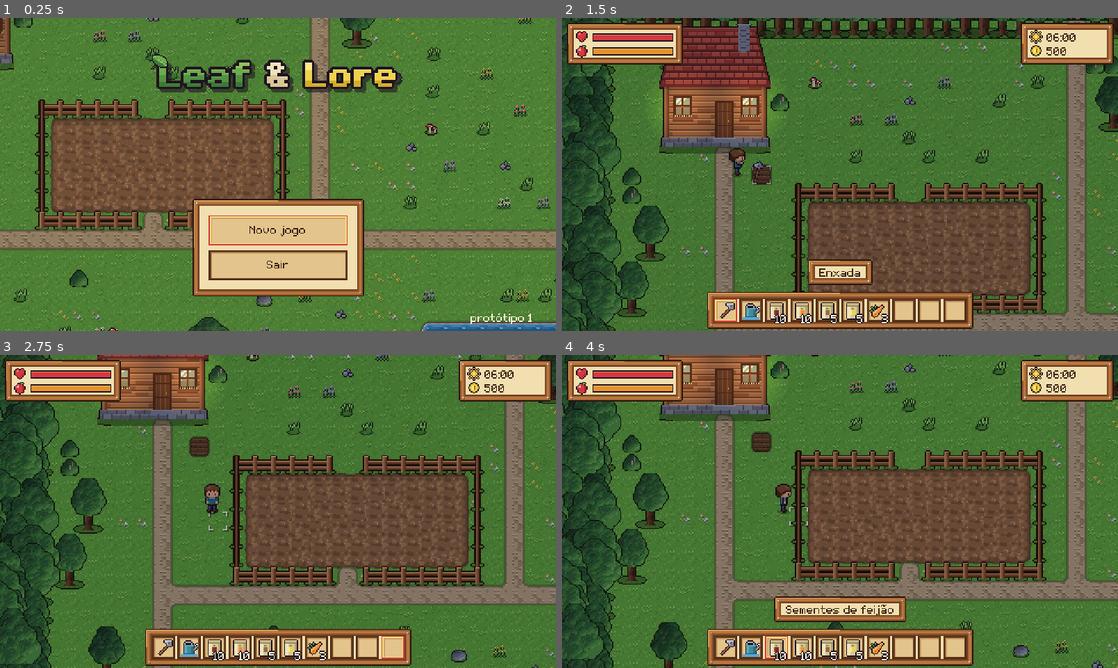
Above: before the commit, frames 1-4 (two rows, left to right).
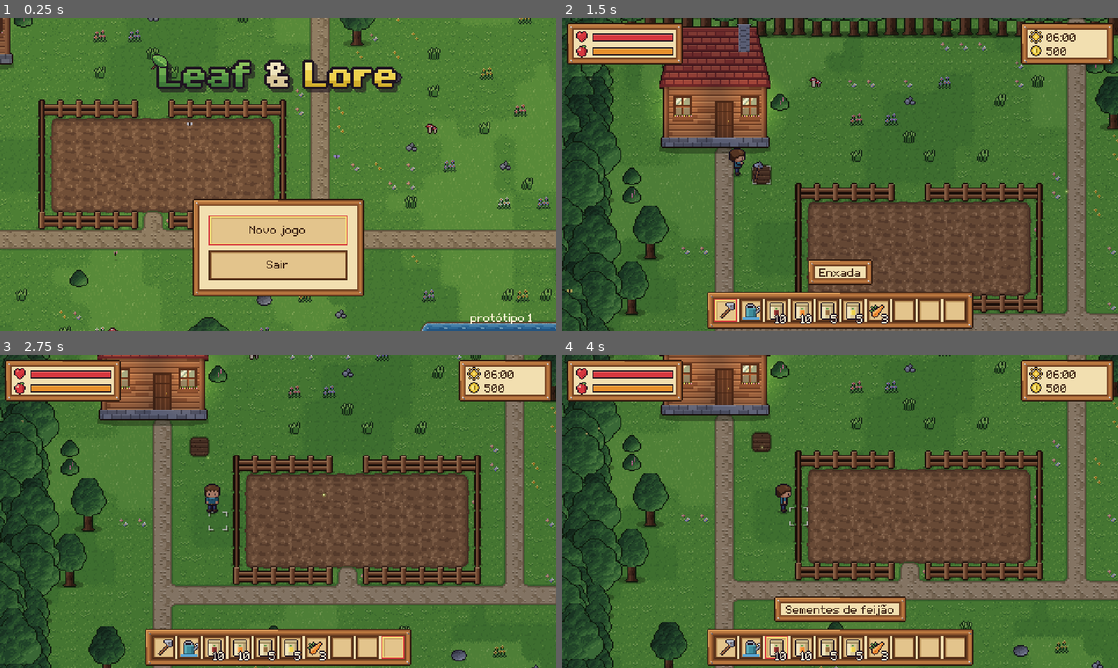
Above: after the commit, the same moments.

Repository: arturity7/game
Game: Godot game, scene res://scenes/main.tscn
Same seed, same stepped clock (60 frames per second), same inputs: the game is played once before the commit and once after it.
Inputs (mouse positions are in pixels of both pictures, inside the frame that each line leads up to):
- Up to frame 1 (0.25 s): no input
- Up to frame 2 (1.5 s): click "Novo jogo" at 0.5 s; tap Enter at 1.25 s; move the mouse to (962, 158) at 1.27 s; hold D (mover_direita) from 1.28 s (still down); tap 1 (barra_1) at 1.35 s; click (962, 158) at 1.42 s
- Up to frame 3 (2.75 s): move the mouse to (166, 527) at 2.02 s; release D (mover_direita) at 2.03 s; hold S (mover_baixo) from 2.03 s (still down); tap 0 (barra_10) at 2.1 s
- Up to frame 4 (4 s): move the mouse to (895, 442) at 2.77 s; release S (mover_baixo) at 2.78 s; hold D (mover_direita) 2.78-3.53 s; tap 2 (barra_2) at 2.85 s; tap Space (avancar) at 3.5 s; move the mouse to (812, 574) at 3.52 s; hold Space (avancar) from 3.53 s (still down); tap 3 (barra_3) at 3.6 s; click (812, 574) at 3.67 s

The runs differ from the first frame. In frame 1, 2.8% of the frame differs, in the area x 0-100%, y 0-100%; in frame 2, 2.9%; in frame 3, 2.2%; in frame 4, 2.2%.

Commit message:
arte: manchas na grama, sombras suaves, borboletas, folhas caindo, vaga-lumes e mato que balança
Co-Authored-By: Claude Opus 5.5 <noreply@anthropic.com>
Claude-Session: https://claude.ai/code/session_01Kzt8bq9ekhbHqR45GCB41M

Diff:
--- a/game/content/config/objetos.json
+++ b/game/content/config/objetos.json
@@ -1,12 +1,12 @@
 {
-  "_sobre": "Objetos do mapa (desenhados com profundidade: q …(394 unchanged characters)… do\": false = não bloqueia (enfeite). \"dormir\" = clicar com o botão direito ne …(82 unchanged characters)…
+  "_sobre": "Objetos do mapa (desenhados com profundidade: q …(394 unchanged characters)… do\": false = não bloqueia (enfeite). \"folhas\": true = às vezes cai uma folha da copa (só desenho). \"dormir\" = clicar com o botão direito ne …(82 unchanged characters)…
   "casa": {"sprites": ["casa.png"], "pegada": [6, 3], "ajuste": [0, 6], "porta": [3, 2], "luzes": [[20, 71], [78, 71]], "noite": "casa_janelas.png"},
   "cama": {"sprites": ["cama.png"], "pegada": [2, 2], "ajuste": [0, 2], "dormir": true},
   "estante": {"sprites": ["estante.png"], "pegada": [2, 1], "ajuste": [0, 2]},
   "mesa": {"sprites": ["mesa.png"], "pegada": [2, 1], "ajuste": [0, 2], "colisao": [30, 10]},
   "cadeira": {"sprites": ["cadeira.png"], "pegada": [1, 1], "ajuste": [0, 2], "colisao": [10, 8]},
   "vaso": {"sprites": ["vaso.png"], "pegada": [1, 1], "ajuste": [0, 2], "colisao": [10, 8]},
-  "arvore": {"sprites": ["arvore_0.png", "arvore_1.png", "arvore_2.png", "arvore_grande_0.png", "arvore_grande_1.png"], "pegada": [1, 1], "ajuste": [0, 3], "colisao": [12, 9]},
+  "arvore": {"sprites": ["arvore_0.png", "arvore_1.png", "arvore_2.png", "arvore_grande_0.png", "arvore_grande_1.png"], "pegada": [1, 1], "ajuste": [0, 3], "colisao": [12, 9], "folhas": true},
   "arbusto": {"sprites": ["arbusto_0.png", "arbusto_1.png"], "pegada": [1, 1], "ajuste": [0, 1], "colisao": [14, 9]},
   "pedra": {"sprites": ["pedra_0.png", "pedra_1.png"], "pegada": [1, 1], "ajuste": [0, 2], "colisao": [12, 8]},
   "cerca": {"cerca": "cerca.png", "pegada": [1, 1], "colisao": [16, 10]},
@@ -21,7 +21,7 @@
   "prateleira": {"sprites": ["prateleira.png"], "pegada": [2, 1], "ajuste": [0, 2]},
   "caixotes": {"sprites": ["caixotes.png"], "pegada": [2, 1], "ajuste": [0, 2], "colisao": [30, 10]},
   "leito": {"sprites": ["leito.png"], "pegada": [1, 2], "ajuste": [0, 2]},
-  "oliveira": {"sprites": ["oliveira_0.png", "oliveira_1.png"], "pegada": [1, 1], "ajuste": [0, 3], "colisao": [12, 8]},
+  "oliveira": {"sprites": ["oliveira_0.png", "oliveira_1.png"], "pegada": [1, 1], "ajuste": [0, 3], "colisao": [12, 8], "folhas": true},
   "cevada": {"sprites": ["cevada.png"], "pegada": [1, 1], "ajuste": [0, 1], "solido": false},
   "horta": {"sprites": ["horta_0.png", "horta_1.png"], "pegada": [1, 1], "ajuste": [0, 0], "solido": false},
   "mesa_comprida": {"sprites": ["mesa_comprida.png"], "pegada": [4, 1], "ajuste": [0, 2], "colisao": [62, 10]},
--- a/game/content/config/tiles.json
+++ b/game/content/config/tiles.json
@@ -1,11 +1,63 @@
 {
-  "_sobre": "Tipos de chão. A grama é a base de tudo; 'enfei …(505 unchanged characters)…  quadros de animação (em linhas no PNG).",
-  "grama": {"base": true, "densidade_enfeites": 0.09, "enfeites": ["enfeite_mato_0.png", "enfeite_mato_1.png", "enfeite_mato_2.png", "enfeite_mato_0.png", "enfeite_mato_1.png", "enfeite_flores_0.png", "enfeite_flores_1.png", "enfeite_flores_2.png", "enfeite_flores_3.png", "enfeite_cogumelo.png", "enfeite_pedrinhas.png"]},
-  "terra": {"terreno": "terra.png", "ordem": 1},
-  "caminho": {"terreno": "caminho.png", "ordem": 2},
-  "agua": {"terreno": "agua.png", "ordem": 3, "quadros": 3, "agua": true},
-  "calcada": {"terreno": "calcada.png", "ordem": 4},
-  "trilho": {"tile": "trilho.png"},
-  "piso": {"interior": true},
-  "parede": {"interior": true, "solido": true}
+  "_sobre": "Tipos de chão. A grama é a base de tudo; 'enfei …(505 unchanged characters)…  quadros de animação (em linhas no PNG). 'manchas' (na grama) = manchas grandes de grama mais escura ou mais clara, só de enfeite: aparecem onde um ruído suave (escala em células, semente) passa do 'limiar' (ou fica abaixo dele, com 'abaixo').",
+  "grama": {
+    "base": true,
+    "densidade_enfeites": 0.09,
+    "enfeites": [
+      "enfeite_mato_0.png",
+      "enfeite_mato_1.png",
+      "enfeite_mato_2.png",
+      "enfeite_mato_0.png",
+      "enfeite_mato_1.png",
+      "enfeite_flores_0.png",
+      "enfeite_flores_1.png",
+      "enfeite_flores_2.png",
+      "enfeite_flores_3.png",
+      "enfeite_cogumelo.png",
+      "enfeite_pedrinhas.png"
+    ],
+    "manchas": [
+      {
+        "terreno": "grama_escura.png",
+        "escala": 6.0,
+        "semente": 7,
+        "limiar": 0.6
+      },
+      {
+        "terreno": "grama_clara.png",
+        "escala": 5.0,
+        "semente": 13,
+        "limiar": 0.36,
+        "abaixo": true
+      }
+    ]
+  },
+  "terra": {
+    "terreno": "terra.png",
+    "ordem": 1
+  },
+  "caminho": {
+    "terreno": "caminho.png",
+    "ordem": 2
+  },
+  "agua": {
+    "terreno": "agua.png",
+    "ordem": 3,
+    "quadros": 3,
+    "agua": true
+  },
+  "calcada": {
+    "terreno": "calcada.png",
+    "ordem": 4
+  },
+  "trilho": {
+    "tile": "trilho.png"
+  },
+  "piso": {
+    "interior": true
+  },
+  "parede": {
+    "interior": true,
+    "solido": true
+  }
 }
--- a/game/scripts/ui/hud.gd
+++ b/game/scripts/ui/hud.gd
@@ -14,6 +14,7 @@
 
 
 func _ready() -> void:
+	layer = 3   # acima da camada dos vaga-lumes (Ambiente)
 	_painel = Control.new()
 	_painel.set_anchors_preset(Control.PRESET_FULL_RECT)
 	_painel.mouse_filter = Control.MOUSE_FILTER_IGNORE
--- /dev/null
+++ b/game/scripts/world/ambiente.gd
@@ -0,0 +1,144 @@
+class_name Ambiente
+extends Node2D
+## Vida no cenário ao ar livre (só desenho, não interfere no jogo): borboletas de dia, folhas caindo
+## das árvores e vaga-lumes à noite. Tudo acontece perto da câmera; nada vai para o save.
+## Os vaga-lumes ficam numa camada própria para brilhar mesmo com a noite escurecendo o mapa.
+
+const CORES_BORBOLETA := [Color("#f6dd6a"), Color("#f29bb0"), Color("#e6e6ee"), Color("#b8a6ef"), Color("#f9b064")]
+const N_BORBOLETAS := 4
+const N_VAGALUMES := 14
+
+var arvores: PackedVector2Array = []   # copas (mundo) de onde caem folhas
+var hora := 12.0
+var _rng := RandomNumberGenerator.new()
+var _borboletas: Array = []   # {p, alvo, cor, fase, vel}
+var _folhas: Array = []       # {p, vy, fase, vida, cor}
+var _vagalumes: Array = []    # {p, v, fase}
+var _t := 0.0
+var _prox_folha := 1.0
+var _camada_noite: CanvasLayer
+var _noite: Node2D
+
+
+func _ready() -> void:
+	_rng.randomize()
+	z_index = 30
+	_camada_noite = CanvasLayer.new()
+	_camada_noite.layer = 1
+	_camada_noite.follow_viewport_enabled = true
+	add_child(_camada_noite)
+	_noite = Node2D.new()
+	_noite.draw.connect(_desenhar_vagalumes)
+	_camada_noite.add_child(_noite)
+
+
+func _centro() -> Vector2:
+	var cam := get_viewport().get_camera_2d()
+	return cam.get_screen_center_position() if cam != null else Vector2(240, 135)
+
+
+func _ponto_na_tela(margem := 0.0) -> Vector2:
+	var c := _centro()
+	return c + Vector2(_rng.randf_range(-240 - margem, 240 + margem), _rng.randf_range(-135 - margem, 135 + margem))
+
+
+## 0 = noite, 1 = dia (com transição no amanhecer e no fim da tarde).
+func _dia() -> float:
+	if hora >= 7.0 and hora < 17.0:
+		return 1.0
+	if hora >= 5.0 and hora < 7.0:
+		return (hora - 5.0) / 2.0
+	if hora >= 17.0 and hora < 19.0:
+		return (19.0 - hora) / 2.0
+	return 0.0
+
+
+func _process(delta: float) -> void:
+	_t += delta
+	var dia := _dia()
+	var c := _centro()
+	# borboletas: aparecem de dia, vagam devagar entre pontos perto da câmera
+	var quer := int(round(N_BORBOLETAS * dia))
+	while _borboletas.size() < quer:
+		var p := _ponto_na_tela(20)
+		_borboletas.append({"p": p, "alvo": p, "cor": CORES_BORBOLETA[_rng.randi() % CORES_BORBOLETA.size()],
+			"fase": _rng.randf() * TAU, "vel": _rng.randf_range(14.0, 22.0)})
+	if _borboletas.size() > quer and _rng.randf() < delta * 0.5:
+		_borboletas.pop_back()
+	for b in _borboletas:
+		var p: Vector2 = b["p"]
+		var alvo: Vector2 = b["alvo"]
+		if p.distance_to(alvo) < 4.0:
+			b["alvo"] = p + Vector2(_rng.randf_range(-60, 60), _rng.randf_range(-40, 40))
+		b["p"] = p.move_toward(alvo, float(b["vel"]) * delta) + Vector2(0, sin(_t * 5.0 + float(b["fase"])) * 0.25)
+		if (b["p"] as Vector2).distance_to(c) > 340.0:
+			b["p"] = _ponto_na_tela(10)
+			b["alvo"] = b["p"]
+	# folhas: de vez em quando uma folha cai de uma árvore que está na tela
+	_prox_folha -= delta
+	if _prox_folha <= 0.0 and dia > 0.0:
+		_prox_folha = _rng.randf_range(0.8, 2.2)
+		var vistas: Array = []
+		for a in arvores:
+			if absf(a.x - c.x) < 250.0 and absf(a.y - c.y) < 150.0:
+				vistas.append(a)
+		if not vistas.is_empty():
+			var a: Vector2 = vistas[_rng.randi() % vistas.size()]
+			_folhas.append({"p": a + Vector2(_rng.randf_range(-10, 10), _rng.randf_range(-6, 6)),
+				"vy": _rng.randf_range(9.0, 14.0), "fase": _rng.randf() * TAU, "vida": 0.0,
+				"cor": Color("#8fc45e") if _rng.randf() < 0.6 else Color("#e2c86e")})
+	for f in _folhas:
+		f["vida"] = float(f["vida"]) + delta
+		f["p"] = (f["p"] as Vector2) + Vector2(sin(_t * 2.6 + float(f["fase"])) * 10.0 * delta, float(f["vy"]) * delta)
+	_folhas = _folhas.filter(func(f): return float(f["vida"]) < 3.2)
+	# vaga-lumes: à noite, flutuando e piscando
+	var quer_v := int(round(N_VAGALUMES * (1.0 - dia)))
+	while _vagalumes.size() < quer_v:
+		_vagalumes.append({"p": _ponto_na_tela(20), "v": Vector2.from_angle(_rng.randf() * TAU) * _rng.randf_range(3.0, 7.0),
+			"fase": _rng.randf() * TAU})
+	if _vagalumes.size() > quer_v:
+		_vagalumes.resize(quer_v)
+	for v in _vagalumes:
+		v["v"] = (v["v"] as Vector2).rotated(sin(_t + float(v["fase"])) * delta * 0.8)
+		v["p"] = (v["p"] as Vector2) + (v["v"] as Vector2) * delta
+		if (v["p"] as Vector2).distance_to(c) > 320.0:
+			v["p"] = _ponto_na_tela(10)
+	queue_redraw()
+	_noite.queue_redraw()
+
+
+func _draw() -> void:
+	for b in _borboletas:
+		var p := (b["p"] as Vector2).round()
+		var cor: Color = b["cor"]
+		var aberta := fmod(_t * 9.0 + float(b["fase"]), 2.0) < 1.0
+		draw_rect(Rect2(p + Vector2(0, 5), Vector2(2, 1)), Color(0, 0, 0, 0.18))   # sombrinha no chão
+		if aberta:
+			draw_rect(Rect2(p + Vector2(-2, -1), Vector2(2, 2)), cor)
+			draw_rect(Rect2(p + Vector2(1, -1), Vector2(2, 2)), cor)
+			draw_rect(Rect2(p + Vector2(-1, 1), Vector2(1, 1)), cor.darkened(0.25))
+			draw_rect(Rect2(p + Vector2(1, 1), Vector2(1, 1)), cor.darkened(0.25))
+		else:
+			draw_rect(Rect2(p + Vector2(-1, -2), Vector2(1, 2)), cor)
+			draw_rect(Rect2(p + Vector2(1, -2), Vector2(1, 2)), cor)
+		draw_rect(Rect2(p + Vector2(0, -1), Vector2(1, 3)), Color("#2a1a12"))
+	for f in _folhas:
+		var p := (f["p"] as Vector2).round()
+		var a := clampf((3.2 - float(f["vida"])) / 0.6, 0.0, 1.0)
+		var cor: Color = f["cor"]
+		cor.a = a
+		var deitada := sin(_t * 5.2 + float(f["fase"])) > 0.0
+		draw_rect(Rect2(p, Vector2(2, 1) if deitada else Vector2(1, 2)), cor)
+		draw_rect(Rect2(p + (Vector2(1, 1) if deitada else Vector2(1, 1)), Vector2(1, 1)), Color(cor.darkened(0.3), a))
+
+
+func _desenhar_vagalumes() -> void:
+	for v in _vagalumes:
+		var p := (v["p"] as Vector2).round()
+		var brilho := 0.5 + 0.5 * sin(_t * 2.3 + float(v["fase"]) * 3.0)
+		if brilho < 0.15:
+			continue
+		_noite.draw_rect(Rect2(p - Vector2(1, 1), Vector2(3, 3)), Color(0.85, 1.0, 0.45, 0.22 * brilho))
+		_noite.draw_rect(Rect2(p - Vector2(2, 0), Vector2(5, 1)), Color(0.85, 1.0, 0.45, 0.10 * brilho))
+		_noite.draw_rect(Rect2(p - Vector2(0, 2), Vector2(1, 5)), Color(0.85, 1.0, 0.45, 0.10 * brilho))
+		_noite.draw_rect(Rect2(p, Vector2(1, 1)), Color(0.95, 1.0, 0.7, brilho))
--- a/game/scripts/world/jogador.gd
+++ b/game/scripts/world/jogador.gd
@@ -18,6 +18,7 @@
 var _lado := "baixo"
 var _tempo_passo := 0.0
 var _acao := 0.0          # segundos restantes da pose de usar ferramenta
+var _celula := Vector2i(-999, -999)
 
 
 func _ready() -> void:
@@ -60,6 +61,12 @@
 		_tempo_passo = 0.0
 	move_and_slide()
 	_atualizar_quadro()
+	if mundo != null:
+		var c := mundo.celula_de(global_position)
+		if c != _celula:
+			_celula = c
+			if andando:
+				mundo.balancar_enfeite(c, signf(velocity.x) if velocity.x != 0.0 else 1.0)
 
 
 func _virar(dir: Vector2) -> void:
--- a/game/scripts/world/mundo.gd
+++ b/game/scripts/world/mundo.gd
@@ -31,6 +31,8 @@
 var _npcs := {}             # id -> [StaticBody2D, dados do mapa]
 var luzes: Array = []       # luzes (PointLight2D) e janelas acesas (Sprite2D) que aparecem à noite
 var _textura_luz: Texture2D
+var ambiente: Ambiente      # borboletas, folhas e vaga-lumes (só ao ar livre)
+var _copas := PackedVector2Array()
 
 
 func montar(id_mapa: String) -> void:
@@ -76,6 +78,10 @@
 	if not mapa.interior:
 		_criar_enfeites()
 		_criar_mata_em_volta()
+		ambiente = Ambiente.new()
+		ambiente.name = "Ambiente"
+		ambiente.arvores = _copas
+		add_child(ambiente)
 	jogador = Jogador.new()
 	jogador.name = "Jogador"
 	jogador.mundo = self
@@ -107,6 +113,18 @@
 	for y in range(-MARGEM - 1, mapa.altura + MARGEM):
 		for x in range(-MARGEM, mapa.largura + MARGEM):
 			grama.set_cell(Vector2i(x, y), 0, Vector2i(_variante_grama(x, y, n_grama), 0))
+	# manchas de grama mais escura/clara (só desenho), em formas grandes e suaves
+	for m in Config.tiles.get("grama", {}).get("manchas", []):
+		var tex_m: Texture2D = load(SPRITES + "terreno/" + str(m["terreno"]))
+		var camada_m := _camada(tex_m, 1, Vector2(-TAM / 2.0, -TAM / 2.0), "Mancha_" + str(m["terreno"]).get_basename())
+		var esc := float(m.get("escala", 7.0))
+		var sem := int(m.get("semente", 1))
+		var lim := float(m.get("limiar", 0.65))
+		var abaixo := bool(m.get("abaixo", false))
+		var pred_m := func(c: Vector2i) -> bool: return (ruido_suave(c.x, c.y, esc, sem) < lim) if abaixo else (ruido_suave(c.x, c.y, esc, sem) > lim)
+		for dy in range(-MARGEM - 1, mapa.altura + MARGEM + 1):
+			for dx in range(-MARGEM, mapa.largura + MARGEM + 1):
+				_pintar_dupla(camada_m, Vector2i(dx, dy), pred_m)
 	# tipos com desenho simples de uma célula (trilhos etc.)
 	for tipo in Config.tiles:
 		if typeof(Config.tiles[tipo]) != TYPE_DICTIONARY or not Config.tiles[tipo].has("tile"):
@@ -134,6 +152,23 @@
 	h = ((h ^ (h >> 13)) * 1274126177) & 0x7fffffff
 	h = h ^ (h >> 16)
 	return float(h & 0xffff) / 65535.0
+
+
+## Ruído suave (0..1) em duas oitavas: manchas grandes e arredondadas que mudam devagar no mapa.
+static func ruido_suave(x: int, y: int, escala: float, s: int) -> float:
+	return 0.65 * _valor(x / escala, y / escala, s) + 0.35 * _valor(x / (escala * 0.4), y / (escala * 0.4), s + 101)
+
+
+static func _valor(gx: float, gy: float, s: int) -> float:
+	var x0 := floori(gx)
+	var y0 := floori(gy)
+	var fx := gx - x0
+	var fy := gy - y0
+	var sx := fx * fx * (3.0 - 2.0 * fx)
+	var sy := fy * fy * (3.0 - 2.0 * fy)
+	var cima := lerpf(ruido(x0, y0, s), ruido(x0 + 1, y0, s), sx)
+	var baixo := lerpf(ruido(x0, y0 + 1, s), ruido(x0 + 1, y0 + 1, s), sx)
+	return lerpf(cima, baixo, sy)
 
 
 ## Grama: quase sempre lisa; às vezes com tufos; raramente com flores (em manchas).
@@ -306,6 +341,8 @@
 			var aj: Array = def.get("ajuste", [0, 0])
 			spr.texture = tex
 			spr.offset = Vector2(-tex.get_width() / 2.0 + float(aj[0]), -tex.get_height() + float(aj[1]))
+			if bool(def.get("folhas", false)):
+				_copas.append(base + Vector2(0, -tex.get_height() * 0.62))
 		if spr != null:
 			corpo.add_child(spr)
 		if def.has("noite") and spr != null:
@@ -394,6 +431,22 @@
 			enfeites["%d,%d" % [x, y]] = spr
 
 
+## Mato e flores balançam quando alguém passa por cima (só desenho).
+func balancar_enfeite(c: Vector2i, lado: float) -> void:
+	var spr: Sprite2D = enfeites.get("%d,%d" % [c.x, c.y])
+	if spr == null or not spr.visible:
+		return
+	var nome := spr.texture.resource_path.get_file()
+	if "pedrinhas" in nome or "cogumelo" in nome:
+		return
+	var tw := spr.create_tween()
+	tw.tween_property(spr, "skew", 0.45 * lado, 0.07)
+	tw.tween_property(spr, "skew", -0.25 * lado, 0.12)
+	tw.tween_property(spr, "skew", 0.1 * lado, 0.12)
+	tw.tween_property(spr, "skew", 0.0, 0.12)
+	Som.tocar("mato", -14.0)
+
+
 ## Mata fechada fora do mapa (só desenho): esconde a borda e deixa ver a copa das árvores da beira.
 func _criar_mata_em_volta() -> void:
 	var def: Dictionary = Config.objetos.get(mapa.mata, Config.objetos.get("arvore", {}))
@@ -415,6 +468,8 @@
 			spr.position = Vector2(x * TAM + TAM / 2.0 + (ruido(x, y, 6) - 0.5) * 6.0, (y + 1) * TAM)
 			spr.offset = Vector2(-tex.get_width() / 2.0 + float(aj[0]), -tex.get_height() + float(aj[1]))
 			profundidade.add_child(spr)
+			if bool(def.get("folhas", false)) and ruido(x, y, 8) < 0.3:
+				_copas.append(spr.position + Vector2(0, -tex.get_height() * 0.62))
 
 
 ## Cerca liga com as vizinhas: N=1, L=2, S=4, O=8 (ordem das colunas em cerca.png).
@@ -451,6 +506,8 @@
 
 func atualizar_luz(hora: float) -> void:
 	luz.color = Survival.cor_do_ceu(hora)
+	if ambiente != null:
+		ambiente.hora = hora
 	if mapa.interior:
 		# dentro de casa: claro de dia; à noite, luz quente de lampião
 		var c := Survival.cor_do_ceu(hora)
Not shown, added: game/assets/sons/mato.wav.import
Binary file changed: game/assets/sprites/objetos/arbusto_0.png
Binary file changed: game/assets/sprites/objetos/arbusto_1.png
Binary file changed: game/assets/sprites/objetos/arvore_0.png
Binary file changed: game/assets/sprites/objetos/arvore_1.png
Binary file changed: game/assets/sprites/objetos/arvore_2.png
Binary file changed: game/assets/sprites/objetos/arvore_grande_0.png
Binary file changed: game/assets/sprites/objetos/arvore_grande_1.png
Binary file changed: game/assets/sprites/objetos/balcao.png
Binary file changed: game/assets/sprites/objetos/bancada.png
Binary file changed: game/assets/sprites/objetos/banco.png
Binary file changed: game/assets/sprites/objetos/bigorna.png
(and 52 more such lines)
